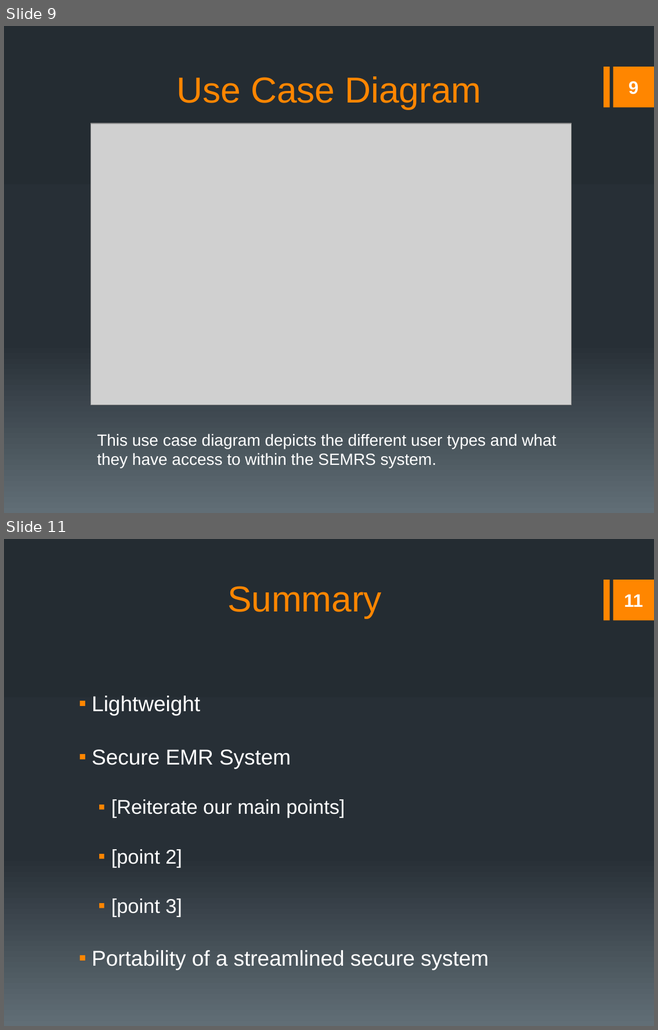
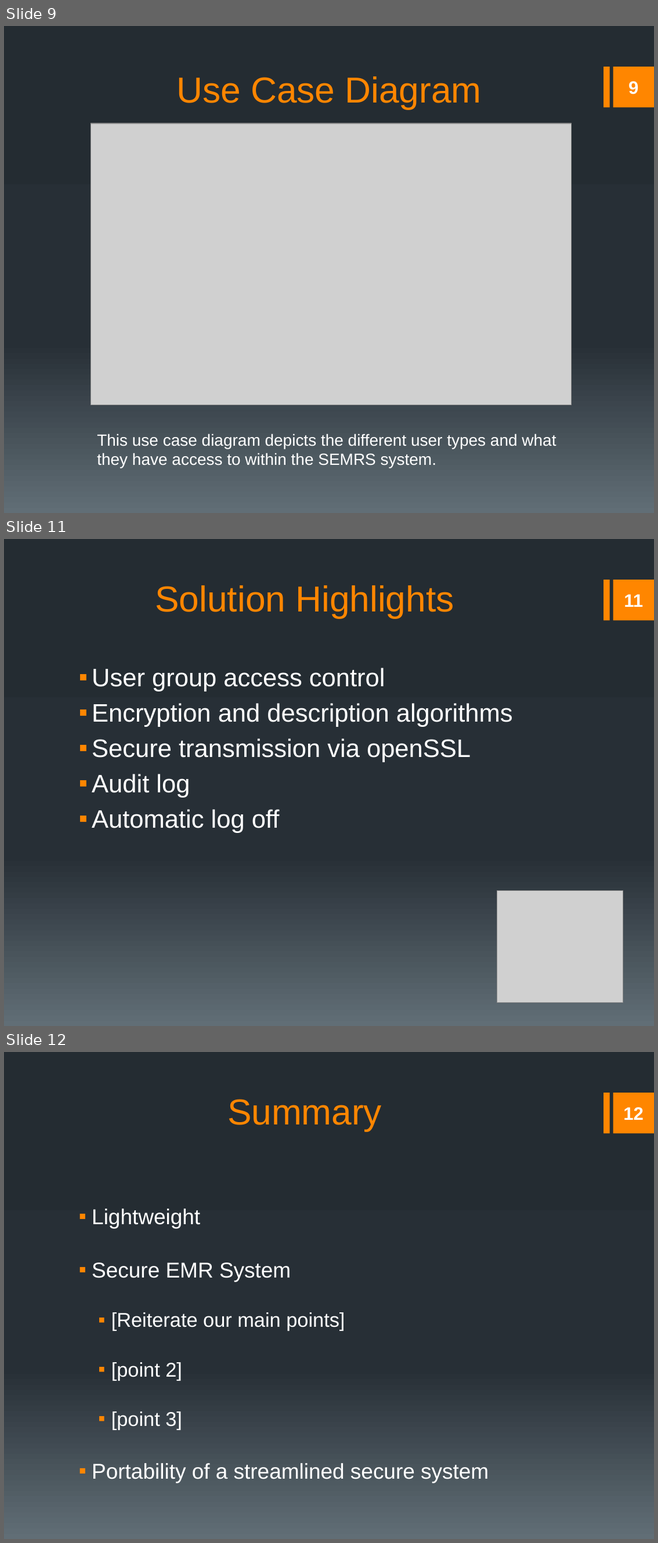
Before and after one commit to rmkane/semrs, a slide deck: Documentation/Final_Presentation.pptx. Shown one above the other, each under a label of ours: slides 9 and 11 before the commit, slides 9, 11 and 12 after it; the slides between them are not shown. The pictures are 658x1030 and 658x1543 pixels, drawn with LibreOffice and Linux fonts; fonts in the diff are those of the drawing; grey boxes stand for pictures. Boxes give left, top, right and bottom in pixels: in the first picture for what was removed or moved away, otherwise in the second. Text is boxed around its words. In the diff, an @@ line names an element or a change of style, - is before the commit and + after.

```diff
--- a/Documentation/Final_Presentation.pptx
+++ b/Documentation/Final_Presentation.pptx
@@ slide 11 added at (4,539,654,1026), background gradient #242C33 to #273037 to #636D76; not listed: 2 template elements that a slide beside it also shows @@
@@ title added at (155,585,453,618), 40 pt, text #FF8600 @@
+Solution Highlights
@@ page number added at (623,594,643,607), 20 pt, text #FFFFFF, bold @@
+11
@@ text added at (92,668,513,833), 28 pt, text #FFFFFF @@
+▪ User group access control
+▪ Encryption and description algorithms
+▪ Secure transmission via openSSL
+▪ Audit log
+▪ Automatic log off
@@ picture added at (496,891,622,1003) @@
@@ what was slide 11 is now slide 12 @@
@@ page number at (623,1107,643,1120): text changed @@
-11
+12
```
Also in this commit, not shown: 2 slides changed, 1 other file.
